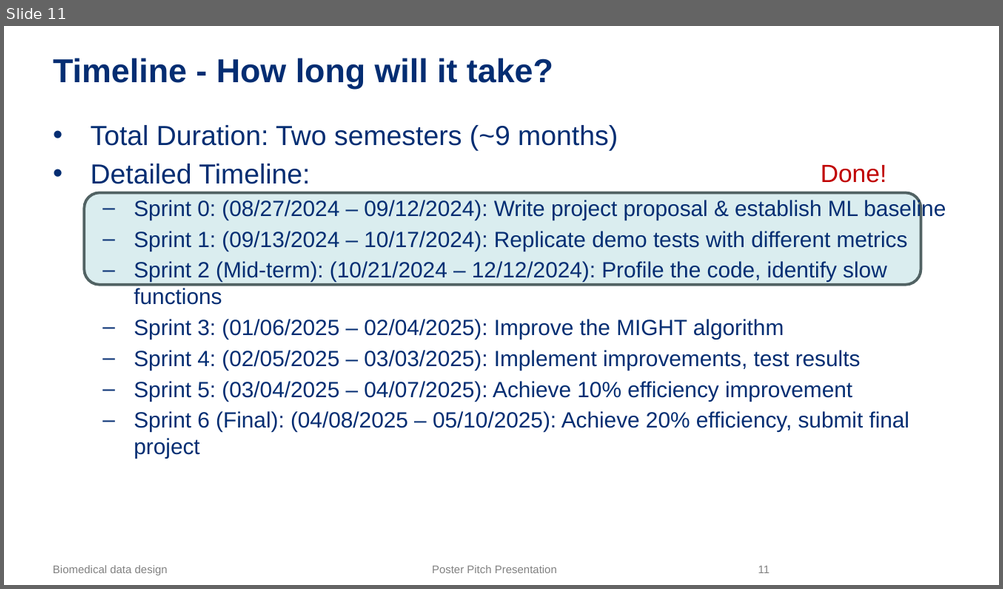
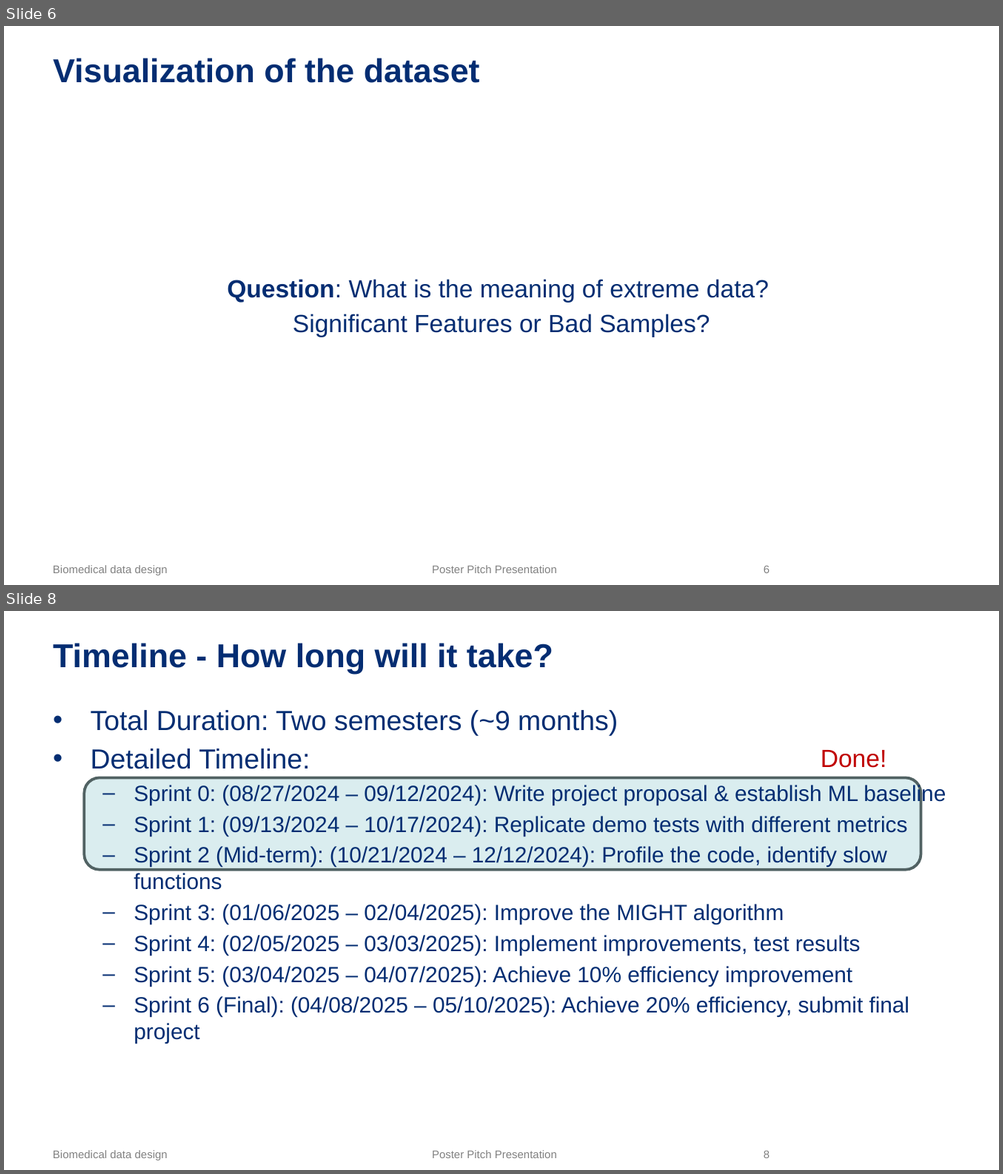
Before and after one commit to NeuroDataDesign/Cancer, a slide deck: Pitch deck.pptx. Shown one above the other, each under a label of ours: slide 11 before the commit, slides 6 and 8 after it; the slides between them are not shown. The pictures are 1003x589 and 1003x1174 pixels, drawn with LibreOffice and Linux fonts; fonts in the diff are those of the drawing; background and template pictures are left out. Boxes give left, top, right and bottom in pixels: in the first picture for what was removed or moved away, otherwise in the second. Text is boxed around its words. In the diff, an @@ line names an element or a change of style, - is before the commit and + after.

```diff
--- a/Pitch deck.pptx
+++ b/Pitch deck.pptx
@@ slide 6 added at (4,26,999,585), background #FFFFFF; not listed: 3 template elements that a slide beside it also shows @@
@@ title added at (53,58,480,83), 24 pt, text #042D72, bold @@
+Visualization of the dataset
@@ text added at (227,279,768,338), 18 pt, text #042D72 @@
+Question: What is the meaning of extreme data?
+Significant Features or Bad Samples?
@@ what was slide 11 is now slide 8 @@
@@ page number at (763,1150,769,1159): text changed @@
-11
+8
```
Also in this commit, not shown: 3 slides changed, 3 other slides added, 9 slides removed, 1 other file.
